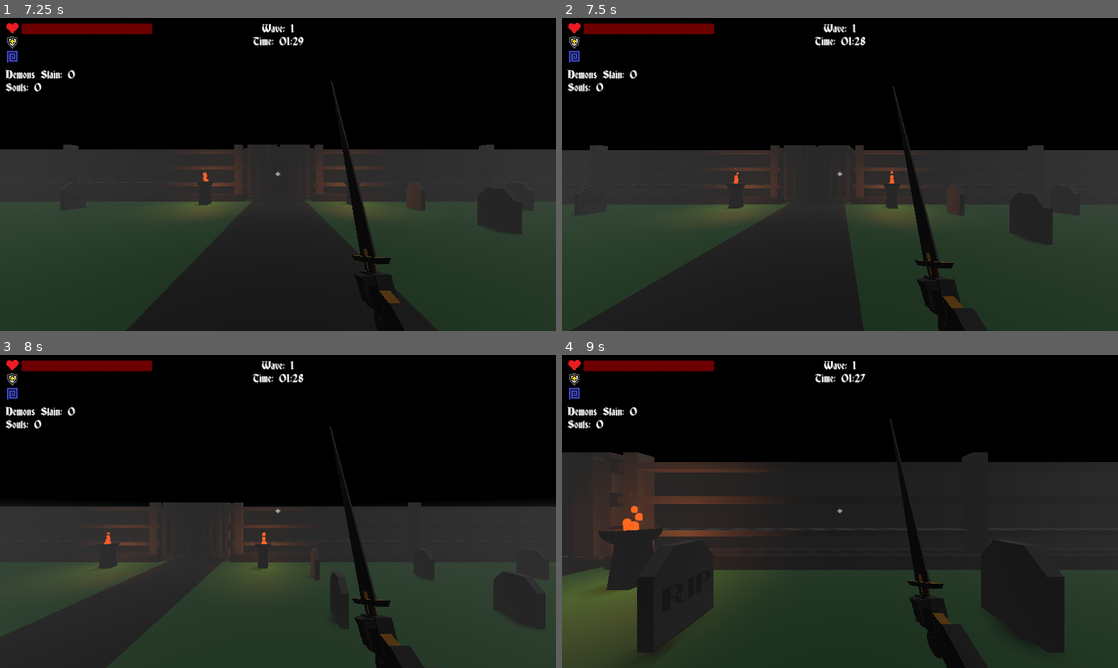
Above: before the commit, frames 1-4 (two rows, left to right).
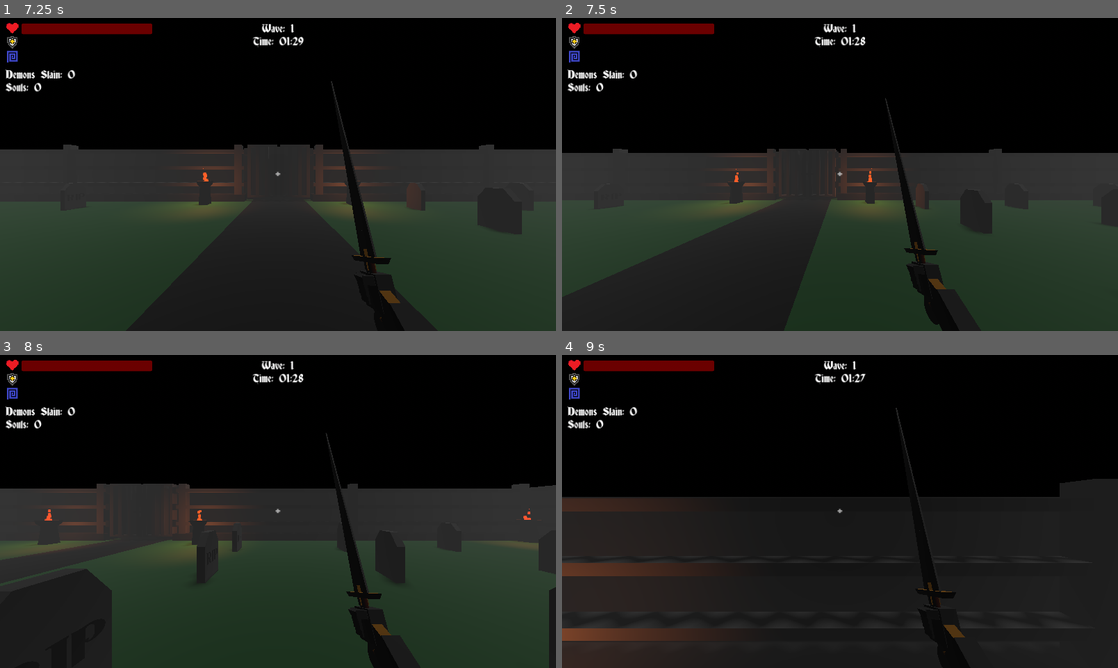
Above: after the commit, the same moments.

Repository: mitchtasso/Vincere
Game: Godot game, scene res://scenes/main.tscn
Two runs of this game, one before a commit and one after it. Both use one fixed random seed, a clock stepped at 60 frames per second and the inputs below.
Inputs (mouse positions are in pixels of both pictures, inside the frame that each line leads up to):
- Up to frame 1 (7.25 s): click "New Game" at 0.5 s; click "Continue" at 1.25 s; tap Enter at 2, 3.5, 5 s; move the mouse to (305, 174) at 2.02 s; hold W (move_forward) from 2.03 s (still down); click (305, 174) at 2.1 s; tap Space (jump) at 2.27, 2.75, 3.02, 4.25, 4.52, 5.27, 6.02 s; move the mouse to (250, 174) at 2.77 s; right-click (250, 174) at 2.85 s; move the mouse to (289, 168) at 3.52 s; hold Shift (dash, bound only after the commit) 3.53-4.28 s; move the mouse to (272, 180) at 4.27 s; tap V (dash, bound only before the commit) at 4.35 s; move the mouse to (316, 177) at 5.02 s; tap E (interact) at 5.1 s; move the mouse to (233, 171) at 5.77 s; click (233, 171) at 5.85 s; move the mouse to (283, 174) at 6.52 s; right-click (283, 174) at 6.6 s
- Up to frame 2 (7.5 s): move the mouse to (817, 168) at 7.27 s; release W (move_forward) at 7.28 s; hold D (move_right) from 7.28 s (still down); tap Shift (dash, bound only after the commit) at 7.35 s
- Up to frame 3 (8 s): keep holding D (move_right); tap Space (jump) at 7.52 s
- Up to frame 4 (9 s): move the mouse to (867, 511) at 8.02 s; release D (move_right) at 8.03 s; hold V (dash, bound only before the commit) 8.03-8.78 s; hold W (move_forward) from 8.03 s (still down); tap Space (jump) at 8.27 s; move the mouse to (812, 511) at 8.77 s; tap E (interact) at 8.85 s

Frame 1 is identical in both runs. In frame 2, 8.6% of the frame differs, in the area x 0-100%, y 21-100%; in frame 3, 14%; in frame 4, 29%, in the area x 0-100%, y 16-100%.

Commit message:
Replay armor reset fix

Diff:
--- a/project.godot
+++ b/project.godot
@@ -115,8 +115,8 @@
 }
 dash={
 "deadzone": 0.5,
-"events": [Object(InputEventKey,"resource_local_to_scene":false,"resource_name":"","device":-1,"window_id":0,"alt_pressed":false,"shift_pressed":false,"ctrl_pressed":false,"meta_pressed":false,"pressed":false,"keycode":0,"physical_keycode":86,"key_label":0,"unicode":118,"location":0,"echo":false,"script":null)
-, Object(InputEventJoypadButton,"resource_local_to_scene":false,"resource_name":"","device":-1,"button_index":1,"pressure":0.0,"pressed":false,"script":null)
+"events": [Object(InputEventJoypadButton,"resource_local_to_scene":false,"resource_name":"","device":-1,"button_index":1,"pressure":0.0,"pressed":false,"script":null)
+, Object(InputEventKey,"resource_local_to_scene":false,"resource_name":"","device":-1,"window_id":0,"alt_pressed":false,"shift_pressed":false,"ctrl_pressed":false,"meta_pressed":false,"pressed":false,"keycode":0,"physical_keycode":4194325,"key_label":0,"unicode":0,"location":0,"echo":false,"script":null)
 ]
 }
 interact={
--- a/scripts/player.gd
+++ b/scripts/player.gd
@@ -439,10 +439,12 @@
 			points = playerData.points
 			souls = playerData.souls
 			HEALTH = playerData.health
+			ARMOR = playerData.armor
 		else:
 			points = 0
 			souls = 0
 			HEALTH = 100
+			ARMOR = 0
 		gameTimeSec = gameTimeSecDef
 		gameTimeMin = gameTimeMinDef
 		#Pause game
